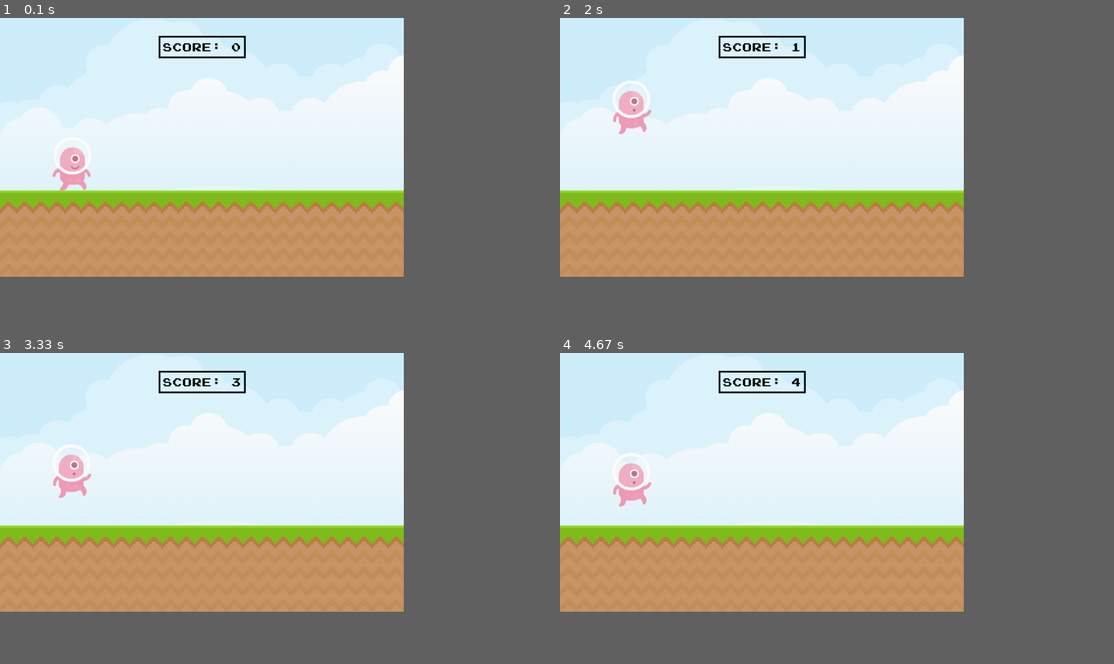
Above: before the commit, frames 1-4 (two rows, left to right).
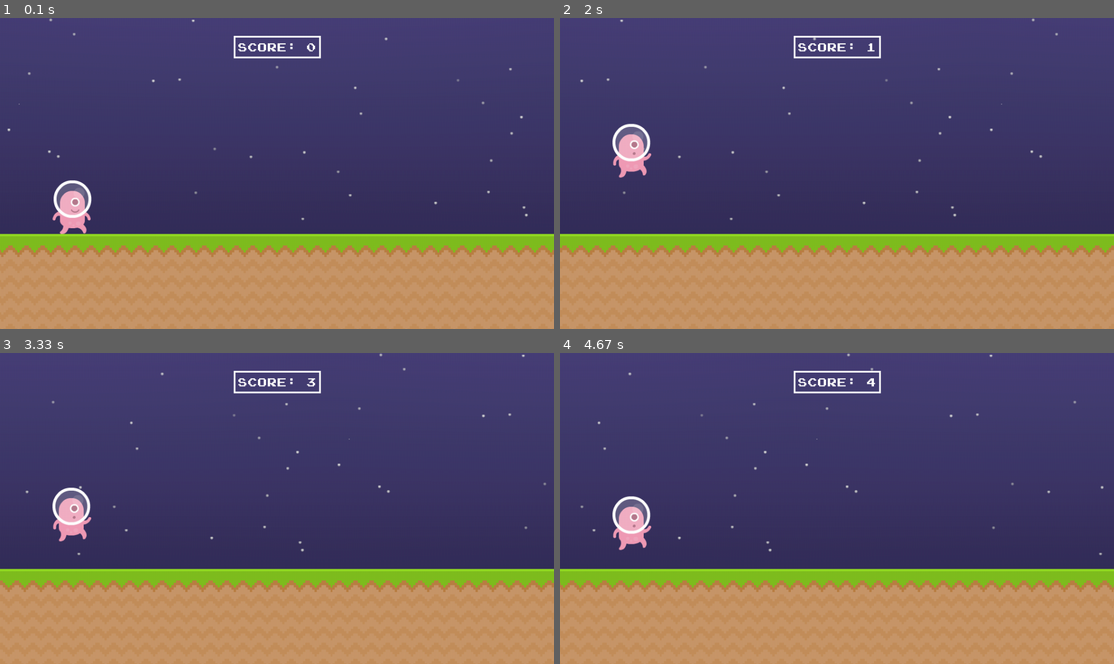
Above: after the commit, the same moments.

Repository: jakubvod/pygame_game
Game: pygame game, started from running_man.py
The game is run twice, just before and just after one commit, with the same random seed, the same clock (stepped at 60 frames per second) and the same inputs.
Inputs:
- Up to frame 1 (0.1 s): no input
- Up to frame 2 (2 s): tap Space at 0.33, 0.73, 1.03, 1.23, 1.57, 1.87 s
- Up to frame 3 (3.33 s): tap Space at 2.07, 2.37, 2.63, 2.97, 3.27 s
- Up to frame 4 (4.67 s): tap Space at 3.4, 3.8, 4.1 s
The window is 656x421 before the commit and 900x506 after it. Grey fills any space a smaller window leaves; there, only what the larger window draws over its background counts as a difference.

The runs differ from the first frame. In frame 1, 75% of the frame differs, in the area x 0-100%, y 0-77%; in frame 2, 75%; in frame 3, 75%; in frame 4, 75%.

Commit message:
Scrolling background

Diff:
--- a/running_man.py
+++ b/running_man.py
@@ -1,6 +1,15 @@
 from pathlib import Path
 import pygame
+import math
+from random import randint
 
+# Constants
+FPS = 60
+SCREEN_WIDTH = 960
+SCREEN_HEIGHT = 540
+GROUND_HEIGHT = PLAYER_HEIGHT = 375
+
+# Classes
 class Player(pygame.sprite.Sprite):
     def __init__(self):
         super().__init__()
@@ -12,20 +21,20 @@
         self.gravity = 0
 
         self.image = self.player_walk[self.player_index]
-        self.rect = self.image.get_rect(midbottom = (125, 300))
+        self.rect = self.image.get_rect(midbottom = (125, PLAYER_HEIGHT))
 
     def check_input(self):
         keys = pygame.key.get_pressed()
-        if keys[pygame.K_SPACE] and self.rect.bottom >= 300:
+        if keys[pygame.K_SPACE] and self.rect.bottom >= PLAYER_HEIGHT:
             self.gravity = -18
 
     def apply_gravity(self):
         self.gravity += 1
         self.rect.y += self.gravity
-        if self.rect.bottom >= 300: self.rect.bottom = 300
+        if self.rect.bottom >= PLAYER_HEIGHT: self.rect.bottom = PLAYER_HEIGHT
 
     def animate(self):
-        if self.rect.bottom < 300:
+        if self.rect.bottom < PLAYER_HEIGHT:
             # Jump
             self.image = self.player_jump
 
@@ -44,21 +53,39 @@
 def display_score():
     # Score
     time = int((pygame.time.get_ticks() - start_time) / 1000)
-    surf = font.render(f"Score: {time}", False, (0, 0, 0))
-    rect = surf.get_rect(center = (350, 50))
+    surf = font.render(f"Score: {time}", False, (255, 255, 255))
+    rect = surf.get_rect(center = (SCREEN_WIDTH / 2, 50))
     screen.blit(surf, rect)
 
     # Outline
     outline = rect.inflate(15, 15)
-    pygame.draw.rect(screen, (0, 0, 0), outline, 3)
+    pygame.draw.rect(screen, (255, 255, 255), outline, 3)
 
     return time
+
+def draw_background(sky, ground, ground_scroll, sky_scroll):
+    for i in range(0, tiles):
+        screen.blit(sky, (i * sky.get_width() + sky_scroll, 0))
+
+    for i in range(0, tiles):
+        # Draw scrolling ground
+        screen.blit(ground, (i * ground.get_width() + ground_scroll, GROUND_HEIGHT))
+
+    sky_scroll -= 2
+    ground_scroll -= 5
+
+    # Reset scroll
+    if abs(ground_scroll) > ground.get_width():
+        ground_scroll = 0
+    if abs(sky_scroll) > sky.get_width():
+        sky_scroll = 0
+    return ground_scroll, sky_scroll
 
 
 # Initialization
 abs_path = Path(__file__).parent
 pygame.init()
-screen = pygame.display.set_mode((700, 450))
+screen = pygame.display.set_mode((SCREEN_WIDTH, SCREEN_HEIGHT))
 pygame.display.set_caption("Running Man")
 clock = pygame.time.Clock()
 game_active = True
@@ -69,8 +96,12 @@
 
 
 # Background
-sky_background = pygame.image.load(abs_path / "graphics" / "background" / "backgroundEmpty.png").convert()
-ground = pygame.image.load(abs_path / "graphics" / "background" / "ground.png").convert()
+sky_background = pygame.image.load(abs_path / "graphics" / "background" / "bg2.png").convert()
+
+ground = pygame.image.load(abs_path / "graphics" / "background" / "ground_cropped.png").convert()
+tiles = math.ceil(SCREEN_WIDTH / ground.get_width()) + 1 # One additional buffer for scrolling
+ground_scroll = 0
+sky_scroll = 0
 
 # Groups
 player = pygame.sprite.GroupSingle()
@@ -87,18 +118,15 @@
 
 
     if game_active:
-        # Draw Objects
-        screen.blit(sky_background, (0, -284))
-        screen.blit(ground, (0, 300))
+        # Scroll background
+        ground_scroll, sky_scroll = draw_background(sky_background, ground, ground_scroll, sky_scroll)
+
         player.draw(screen)
-
-        # Update
         player.update()
-
         score = display_score()
     else:
         pass
 
 
     pygame.display.update()
-    clock.tick(60)
+    clock.tick(FPS)
Not shown, changed: README.md
Binary file added: graphics/background/bg2.png
Binary file added: graphics/background/ground_cropped.png
